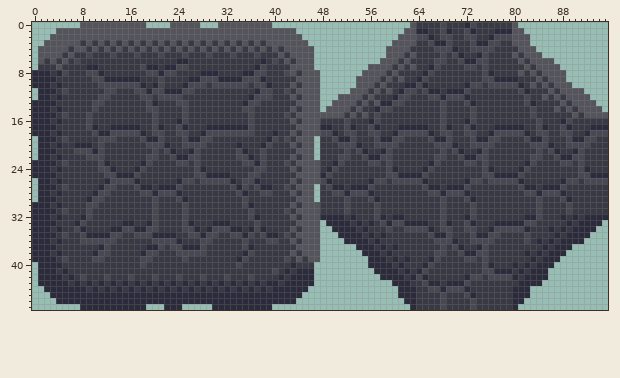
File history of a sprite sheet, Assets/Images/tiles/rocks.png. The first picture shows the starting point.
The file is 96x48 pixels.
The same view after the edit:
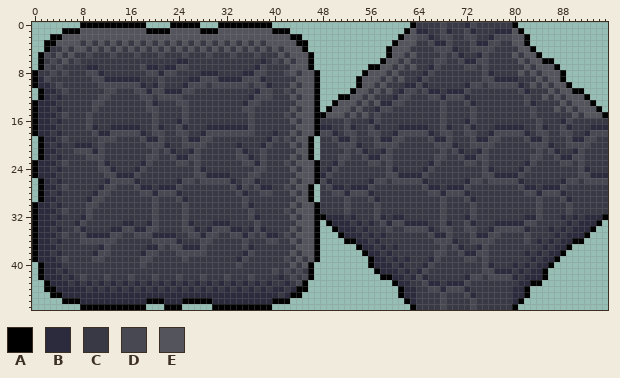
Palette (. is transparent): A #000000  B #2b2b3d  C #393845  D #484852  E #54545c
The commit says: Added outlines to rocks Fixed shadowing on corners
The exact change:
y 0: x 8..18 EEEEEEEEEEE -> AAAAAAAAAAA; x 23..27 EEEEE -> AAAAA; x 31..39 EEEEEEEEE -> AAAAAAAAA; x 63 E -> A; x 80 E -> A
y 1: x 4..7 EEEE -> .AAA; x 19..22 EEEE -> AAAA; x 28..30 EEE -> AAA; x 40..43 EEEE -> AAA.; x 62 E -> A; x 81 E -> A
y 2: x 3..4 EE -> AA; x 43..44 EE -> AA; x 61 E -> A; x 82 E -> A
y 3: x 2..3 EE -> AA; x 44..45 EE -> AA; x 60 E -> A; x 82 E -> A
y 4: x 1..4 EEEE -> .ACC; x 45..46 EE -> A.; x 59 E -> A; x 83 E -> A
y 5: x 1..3 EEE -> ADC; x 46 E -> A; x 59 E -> A; x 84 E -> A
y 6: x 1 E -> A; x 3 E -> D; x 46 E -> A; x 58 E -> A; x 85..86 EE -> AA
y 7: x 1..2 CC -> AD; x 4 E -> D; x 46 E -> A; x 56..57 EE -> AA; x 87 E -> A
y 8: x 0..4 BBBCB -> ACCDC; x 47 E -> A; x 55 E -> A; x 88 E -> A
y 9: x 0 B -> A; x 2..3 BB -> DC; x 47 E -> A; x 54 E -> A; x 88 E -> A
y 10: x 0 B -> A; x 4 B -> D; x 47 E -> A; x 54 E -> A; x 89 E -> A
y 11: x 1 B -> A; x 47 E -> A; x 53 E -> A; x 90..91 EE -> AA
y 12: x 1 B -> A; x 47 E -> A; x 51..52 EE -> AA; x 92 E -> A
y 13: x 0 B -> A; x 47 E -> A; x 50 E -> A; x 93 E -> A
y 14: x 0 B -> A; x 47 E -> A; x 49 E -> A; x 94 E -> A
y 15: x 0 B -> A; x 47..48 EE -> AA; x 95 E -> A
y 16..18: x 0 B -> A; x 47 E -> A
y 19..22: x 1 B -> A; x 46 E -> A
y 23..25: x 0 B -> A; x 47 E -> A
y 26: x 1 B -> A; x 47 E -> A
y 27..29: x 1 B -> A; x 46 E -> A
y 30..31: x 0 B -> A; x 47 E -> A
y 32: x 0 B -> A; x 47..48 EB -> AA; x 95 B -> A
y 33: x 0 B -> A; x 47 E -> A; x 49 B -> A; x 94 B -> A
y 34: x 0 B -> A; x 47 E -> A; x 50 B -> A; x 93 B -> A
y 35: x 0 B -> A; x 47 E -> A; x 51 B -> A; x 92 B -> A
y 36: x 0 B -> A; x 47 E -> A; x 52..53 BB -> AA; x 90..91 BB -> AA
y 37: x 0 B -> A; x 47 E -> A; x 54 B -> A; x 89 B -> A
y 38: x 0 B -> A; x 47 E -> A; x 55 B -> A; x 88 B -> A
y 39: x 0 B -> A; x 47 E -> A; x 56 B -> A; x 87 B -> A
y 40: x 1 B -> A; x 43 B -> E; x 45..46 CC -> EA; x 56 B -> A; x 86 B -> A
y 41: x 1 B -> A; x 42 B -> D; x 44..46 BBB -> DCA; x 57 B -> A; x 85 B -> A
y 42: x 1 B -> A; x 43..46 BBBB -> DCDA; x 58..59 BB -> AA; x 85 B -> A
y 43: x 1..2 BB -> .A; x 40 B -> C; x 43..46 BBBB -> CDA.; x 60 B -> A; x 83..84 BB -> AA
y 44: x 2..3 BB -> AA; x 42 B -> C; x 44..45 BB -> AA; x 61 B -> A; x 82 B -> A
y 45: x 3..4 BB -> AA; x 41 B -> C; x 43..44 BB -> AA; x 61 B -> A; x 82 B -> A
y 46: x 4..7 BBBB -> .AAA; x 19..21 BBB -> AAA; x 25..29 BBBBB -> AAAAA; x 40..43 BBBB -> AAA.; x 62 B -> A; x 81 B -> A
y 47: x 8..18 BBBBBBBBBBB -> AAAAAAAAAAA; x 22..24 BBB -> AAA; x 30..39 BBBBBBBBBB -> AAAAAAAAAA; x 63 B -> A; x 80 B -> A
Pixel boxes of the changes (left, top, right, bottom) in both pictures:
changed: (32, 22, 416, 310)
changed: (512, 22, 608, 118)
changed: (512, 214, 608, 310)
